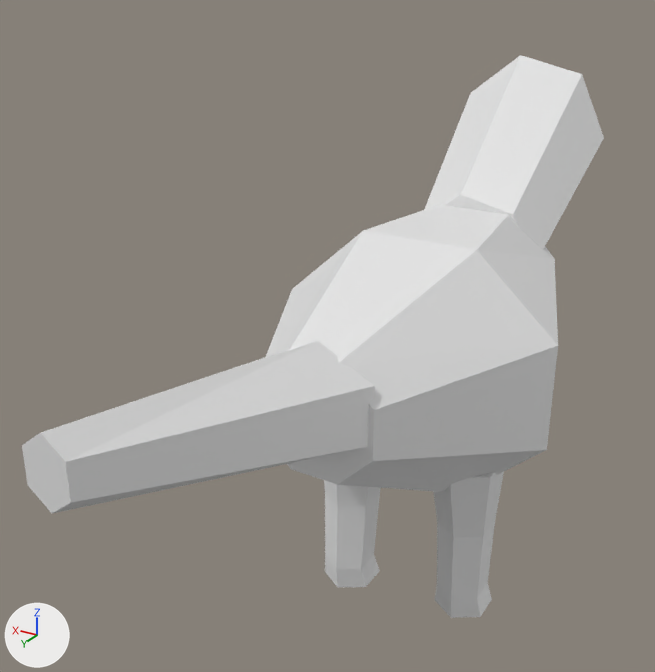
What one commit did to the OBJ model data/animals/pica_pau/eat/1.obj.
The view is the same before and after, from a 50 mm camera at (-0.261, 0.558, 0.491) aimed at (0.074, 0.0, 0.212). The lights are fixed; the arrows at lower left show +X, +Y and +Z. The first picture is the older version. Where no turn or scale is listed for an object, it has been applied to the vertices.

Objects in the first picture: 'pica_pau_eat_1'.
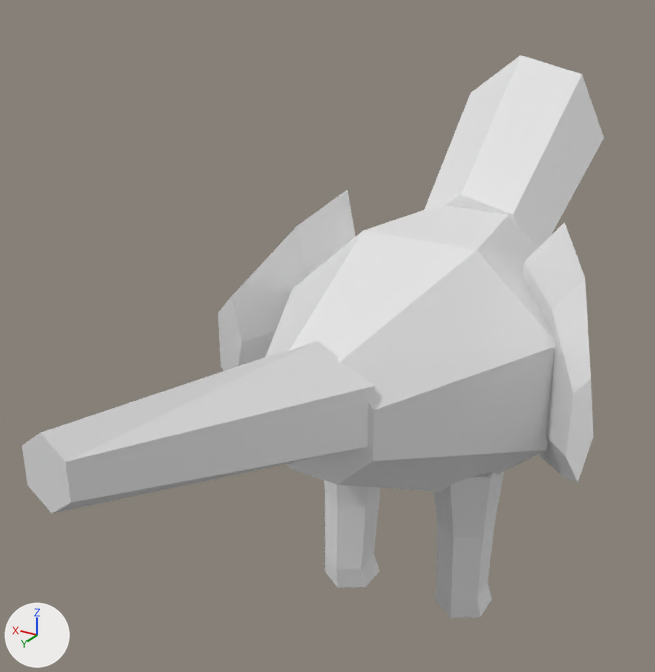
Location of each change, [x1, y1, x2, y2] in pixels of the pictures (655 x 672 px):
part 1 of me_pica_pau_eat_1, added
    after: [523, 222, 593, 483]
part 2 of me_pica_pau_eat_1, added
    after: [218, 190, 356, 371]

What changed in the scene script:
```text
Change me_pica_pau_eat_1:
    used by ob_pica_pau_eat_1; location = (0.0, 0.0, 0.0)
    remove me_pica_pau_eat_1.from_pydata(...)  # 122 vertices, 220 faces; spans x -0.106..0.106, y -0.414..0.334, z 0.0..0.405
    add me_pica_pau_eat_1.from_pydata(...)  # 156 vertices, 280 faces; spans x -0.147..0.145, y -0.414..0.334, z 0.0..0.405
    me_pica_pau_eat_1 part 1: a new loose piece of 17 vertices spanning x -0.147..-0.065, y -0.038..0.045, z 0.139..0.32
    me_pica_pau_eat_1 part 2: a new loose piece of 17 vertices spanning x 0.06..0.145, y -0.039..0.045, z 0.139..0.32
```
